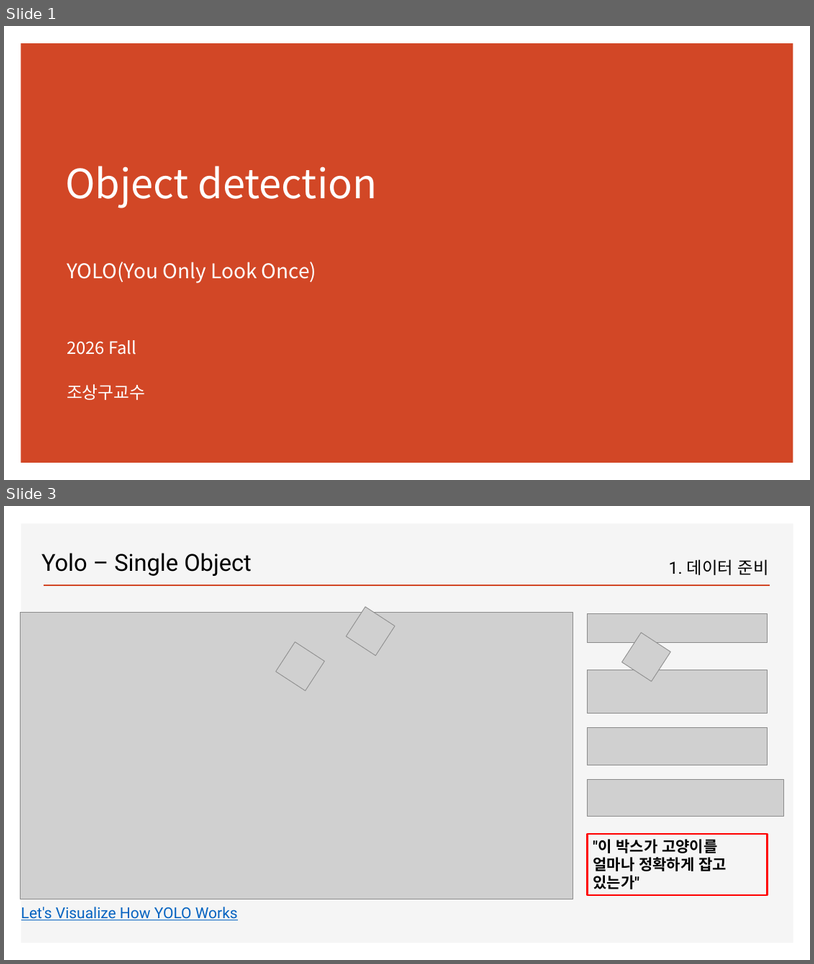
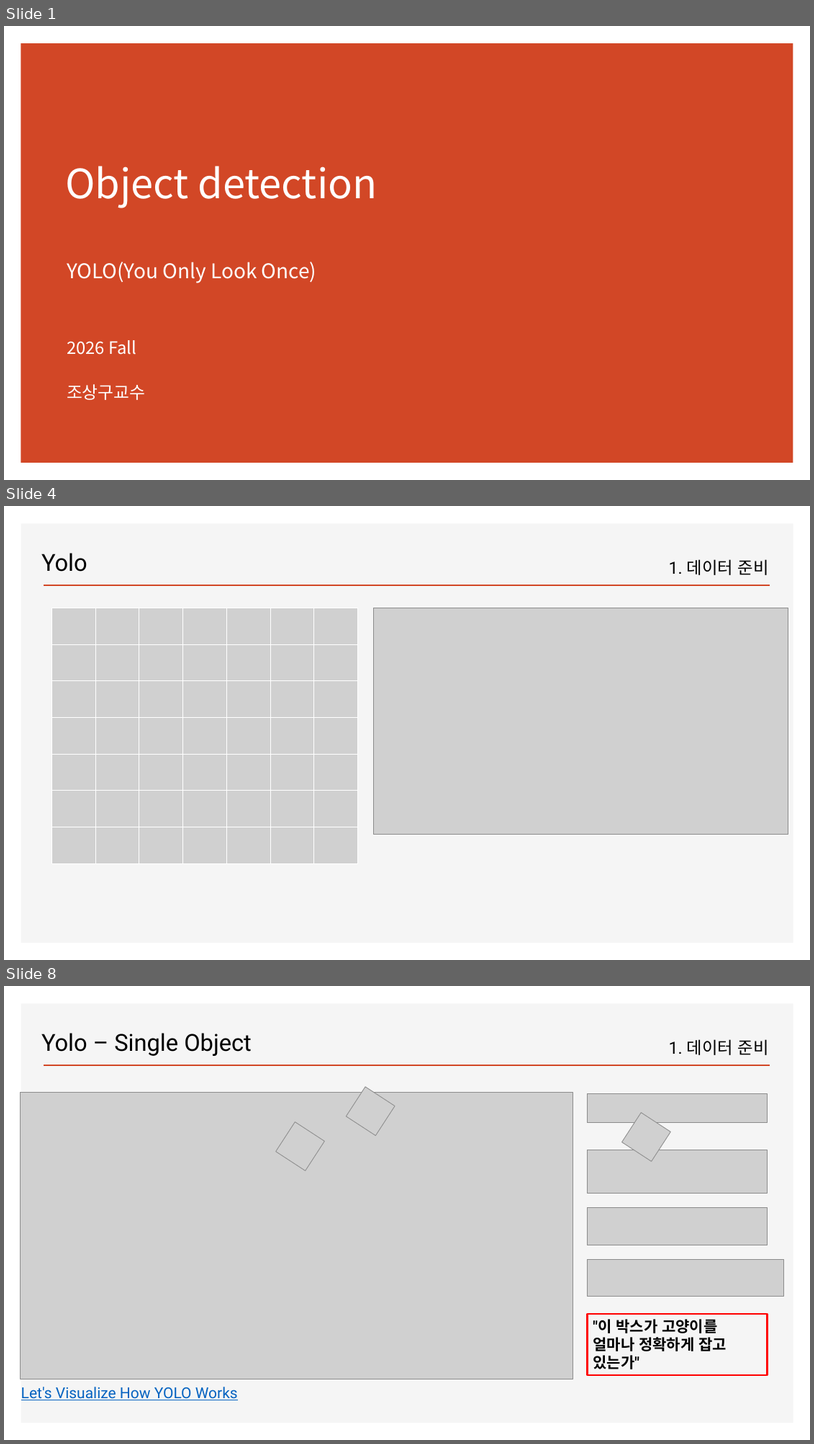
Before and after one commit to ancestor9/2026_Fall_Deep-Learning-with-Python, a slide deck: Chapter 12 Object detection.pptx. Shown one above the other, each under a label of ours: slides 1 and 3 before the commit, slides 1, 4 and 8 after it; the slides between them are not shown. The pictures are 814x964 and 814x1444 pixels, drawn with LibreOffice and Linux fonts; fonts in the diff are those of the drawing; grey boxes stand for pictures; background and template pictures are left out. Boxes give left, top, right and bottom in pixels: in the first picture for what was removed or moved away, otherwise in the second. Text is boxed around its words. In the diff, an @@ line names an element or a change of style, - is before the commit and + after.

```diff
--- a/Chapter 12 Object detection.pptx
+++ b/Chapter 12 Object detection.pptx
@@ slide 4 added at bbox=[4, 506, 810, 960], background #FFFFFF; not listed: 2 template elements that a slide beside it also shows @@
@@ text added at bbox=[41, 553, 88, 572], 28 pt, text #000000 @@
+Yolo
@@ text added at bbox=[669, 559, 769, 575], 20 pt, text #000000 @@
+1. 데이터 준비
@@ picture added at bbox=[52, 608, 358, 864] @@
@@ table added at bbox=[52, 608, 357, 864], 7 rows, 7 columns @@
+ |  |  |  |  |  | 
+ |  |  |  |  |  | 
+ |  |  |  |  |  | 
+ |  |  |  |  |  | 
+ |  |  |  |  |  | 
+ |  |  |  |  |  | 
+ |  |  |  |  |  | 
@@ picture added at bbox=[373, 608, 789, 834] @@
@@ what was slide 3 is now slide 8 @@
```
Also in this commit, not shown: 2 slides changed, 4 other slides added.
